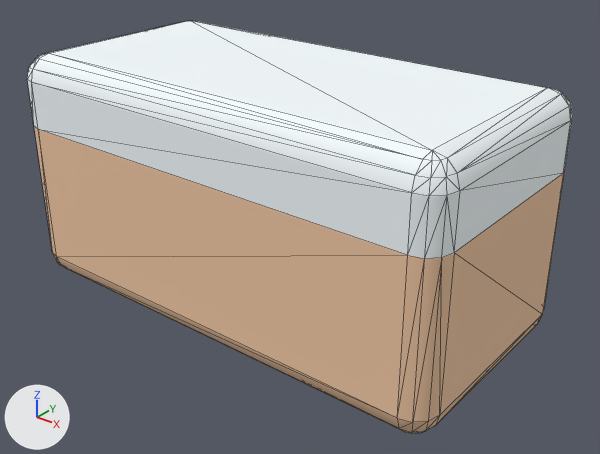
The OBJ model Assets/LevelAssets/Models/OBJ format/blockSnowRoundedLong.obj as it was, and as the next commit left it.
Rendered twice from a 50 mm camera at (2.01, -2.4, 1.85) aimed at (0.1, -0.01, 0.36). The lights are fixed; the arrows at lower left show +X, +Y and +Z. Mesh edges are drawn as thin lines. Where no turn or scale is listed for an object, it has been applied to the vertices.

In view in the first picture: 'blockSnowRoundedLong'.
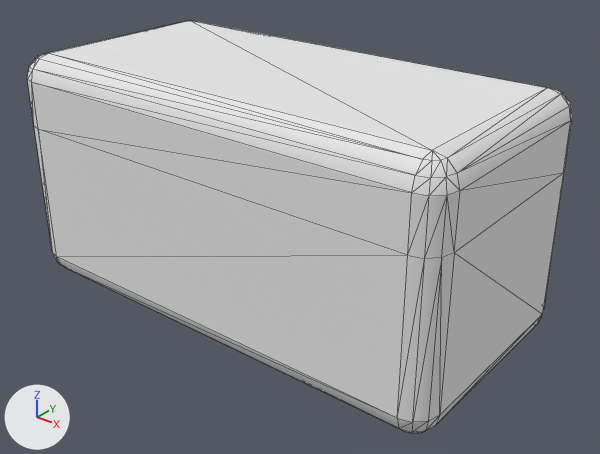
Pixel boxes (x1, y1, x2, y2) of what changed, in the pictures (600 x 454 px):
```json
{"object": "blockSnowRoundedLong", "change": "recoloured", "before": [27, 21, 572, 433], "after": [27, 21, 572, 433]}
```

Edits to the scene script, one JSON object a line:
```json
{"op": "set", "path": "mat_dirt.base_color", "old": "(0.878, 0.576, 0.373)", "new": "(0.8, 0.8, 0.8)", "note": "beige #f1c8a4 -> white #e7e7e7"}
{"op": "set", "path": "mat_snow.base_color", "old": "(0.92, 0.979, 1.0)", "new": "(0.8, 0.8, 0.8)", "note": "white #f6fdff -> white #e7e7e7"}
```
